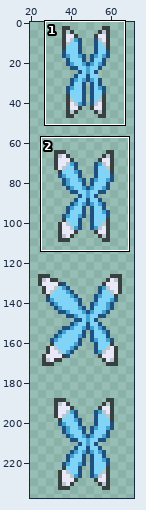
Sprite sheet, stored at Items/Accessories/Wings/BlossomWings_Wings.png. Above: a wide view before the commit, with the close-up outlined.
Close-up. Old version:
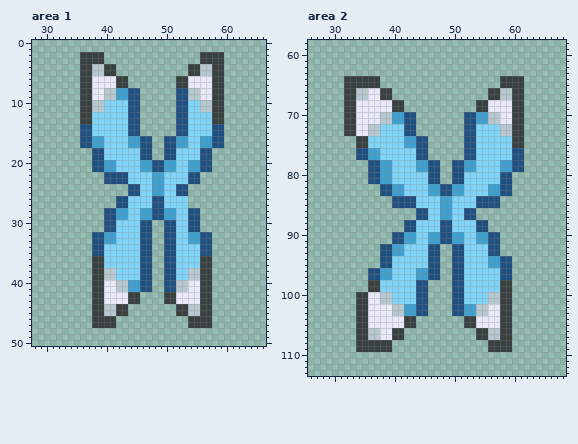
The file is 86x248 pixels. Colours within 5 levels of each other are drawn and written as one. Shown: area 1: x 28..66, y 0..50; area 2: x 26..68, y 58..113. The wide view leaves out empty margins. The commit also changed other parts of the picture, which this record leaves out.
The result:
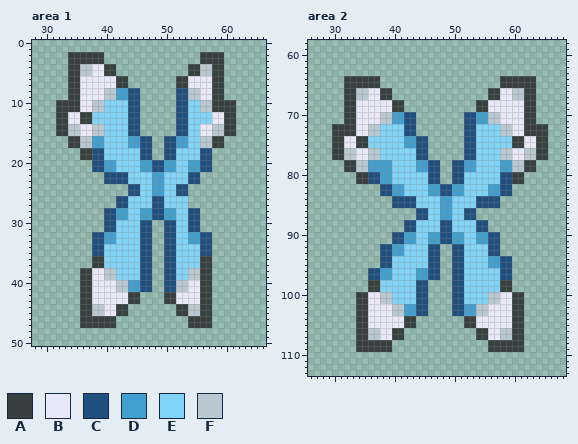
Palette (. is transparent): A #384040  B #e8e8f8  C #205080  D #40a0d0  E #80d4f8  F #b8c8d0
Edits made:
Area 1:
y 2..3: x 34..35 .. -> AA
y 4..5: x 34..39 ..AAFF -> AAFFBB
y 6..9: x 34..37 ..AA -> AABB
y 10..11: x 32..37 ....AA -> AAAABB; x 60..61 .. -> AA
y 12..13: x 32..35 .... -> AABB; x 58..61 AA.. -> BBAA
y 14..15: x 32..39 ....CCEE -> AAFFBBFF; x 56..61 EECC.. -> BBFFAA
y 16..17: x 34..37 ..CC -> AAFF; x 56..59 DDCC -> FFAA
y 18..19: x 36..37 .. -> AA
y 38..43: x 36..39 ..AA -> AABB
y 44..45: x 36..41 ..AAFF -> AAFFBB
y 46..47: x 36..37 .. -> AA
Area 2:
y 64..65: x 62..63 .. -> AA
y 66..67: x 58..63 FFAA.. -> BBFFAA
y 68..71: x 60..63 AA.. -> BBAA
y 72..73: x 30..31 .. -> AA; x 60..65 AA.... -> BBAAAA
y 74..75: x 30..33 .... -> AABB; x 62..65 .... -> BBAA
y 76..77: x 30..37 ....CCDD -> AAFFBBFF; x 58..65 EECC.... -> FFBBFFAA
y 78..79: x 32..37 ....CC -> AAFFDD; x 60..63 CC.. -> FFAA
y 80..81: x 34..35 .. -> AA; x 60..61 .. -> AA
y 100..105: x 58..61 AA.. -> BBAA
y 106..107: x 56..61 FFAA.. -> BBFFAA
y 108..109: x 60..61 .. -> AA
